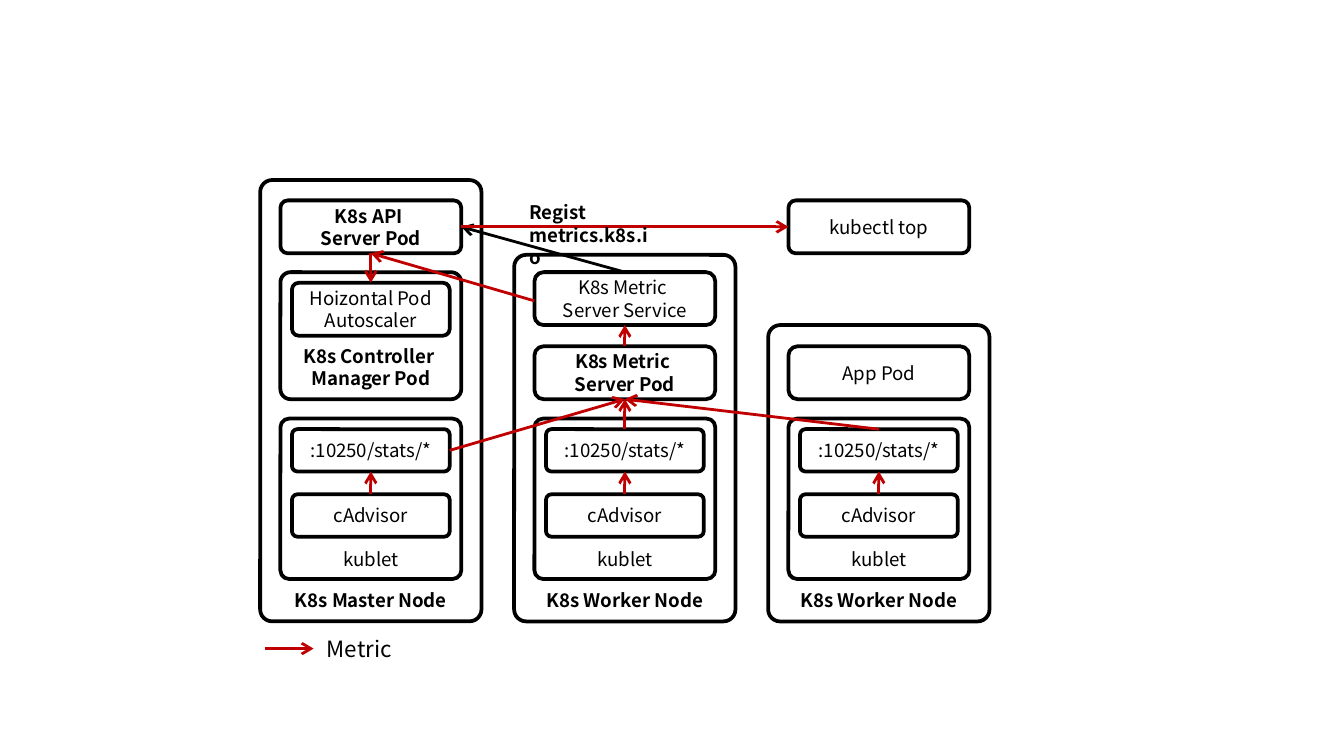
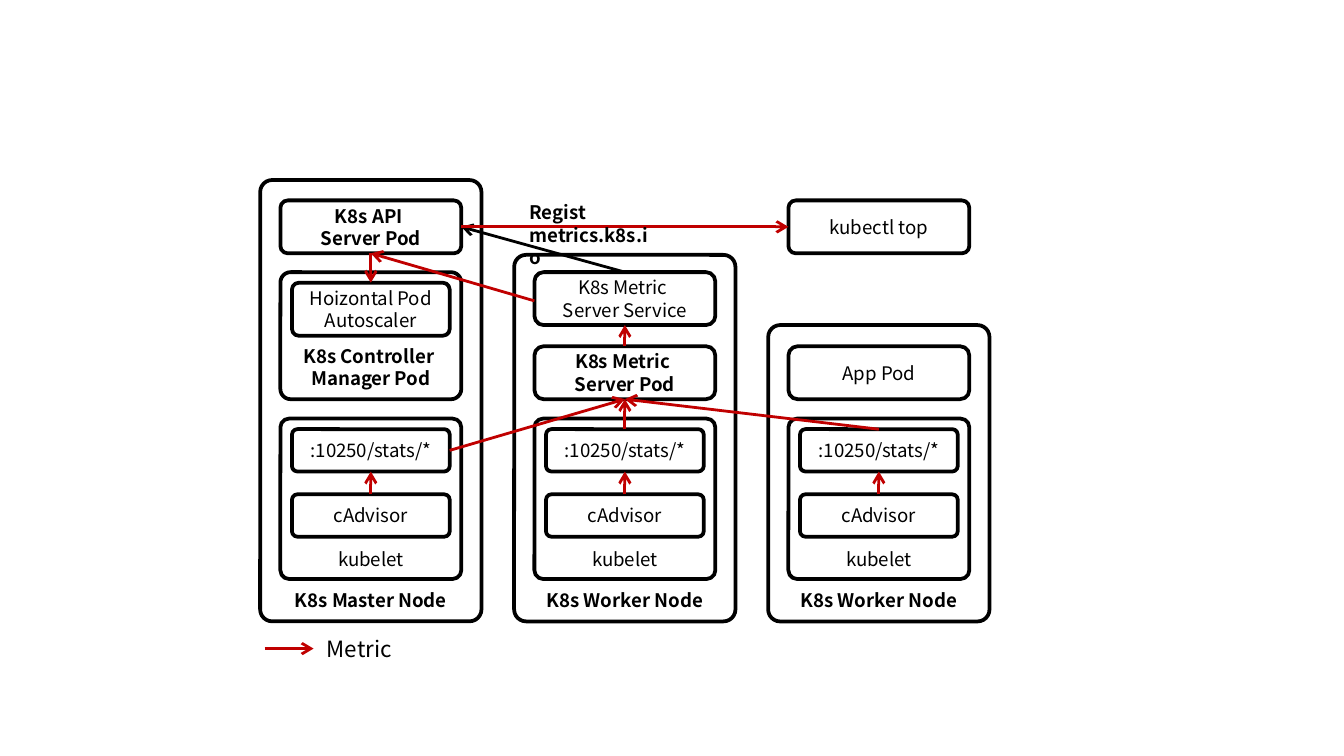
Before and after one commit to ssup2/blog-old, a slide deck: slide 1 of images/theory_analysis/Kubernetes_Metric_Server/Kubernetes_Metric_Server.pptx. Drawn at 1344x756 pixels with LibreOffice and Linux fonts; fonts in the diff are those of the drawing. Boxes give left, top, right and bottom in pixels: in the first picture for what was removed or moved away, otherwise in the second. Text is boxed around its words. In the diff, an @@ line names an element or a change of style, - is before the commit and + after.

```diff
--- a/images/theory_analysis/Kubernetes_Metric_Server/Kubernetes_Metric_Server.pptx
+++ b/images/theory_analysis/Kubernetes_Metric_Server/Kubernetes_Metric_Server.pptx
@@ text in rounded rectangle at [338, 551, 403, 567]: text changed @@
-kublet
+kubelet
@@ text in rounded rectangle at [592, 551, 657, 567]: text changed @@
-kublet
+kubelet
@@ text in rounded rectangle at [846, 551, 911, 567]: text changed @@
-kublet
+kubelet
```
Also in this commit, not shown: 2 other files.
